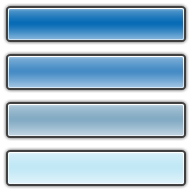
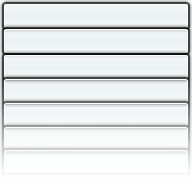
Revision of a layered w=192, h=192 image; what changed, layer by layer:
added group "Endless" with 13 layers above "Oni" over [0, 4, 192, 189]
added group "All" with 12 layers in group "Endless" over [0, 4, 192, 189]
added layer "Base[Copy] copy 6" in group "All" over [1, 170, 191, 189]
added layer "Base[Copy] copy 5" in group "All" over [0, 145, 192, 179]
added layer "Base[Copy] copy 4" in group "All" over [0, 122, 192, 156]
added layer "Base[Copy] copy 3" in group "All" over [0, 98, 192, 132]
added layer "Base[Copy] copy 2" in group "All" over [0, 74, 192, 108]
added layer "Base[Copy] copy" in group "All" over [0, 50, 192, 84]
added layer "Base[Copy]" in group "All" over [0, 24, 192, 58]
added group "Base" (1st of 2, in "Endless" › "All") with 4 layers in group "All" over [4, 4, 188, 28]
added layer "Stroke" (1st of 4, in "Endless" › "All" › "Base") in group "Base" over [4, 4, 188, 28]
added layer "Gloss" (1st of 4, in "Endless" › "All" › "Base") in group "Base" over [4, 4, 188, 28]
added layer "Fill" (1st of 3, in "Endless" › "All" › "Base") in group "Base" over [4, 4, 188, 28]
added layer "BG" (1st of 3, in "Endless" › "All" › "Base") in group "Base" over [4, 4, 188, 28]
hid group "Oni" (20 layers) over [8, 8, 184, 184]
